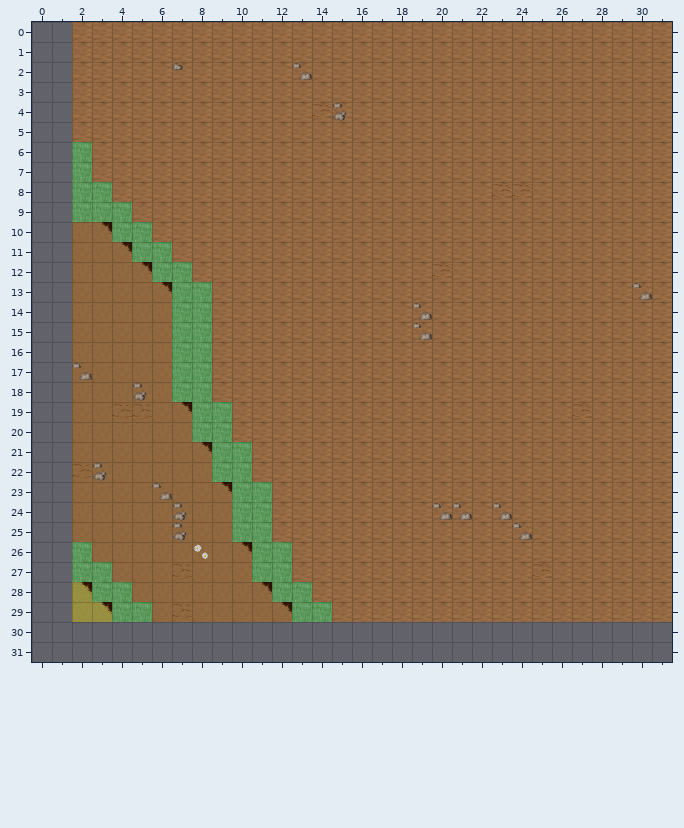
Two states of a Tiled map, AndorsTrail/res/xml/0_orril_mountain_nw_x0_y3.tmx. That is the earlier state.
Cells are 32x32 px. Shown: x 0..31, y 0..31. The old version is drawn lined up with the new one.
New version:
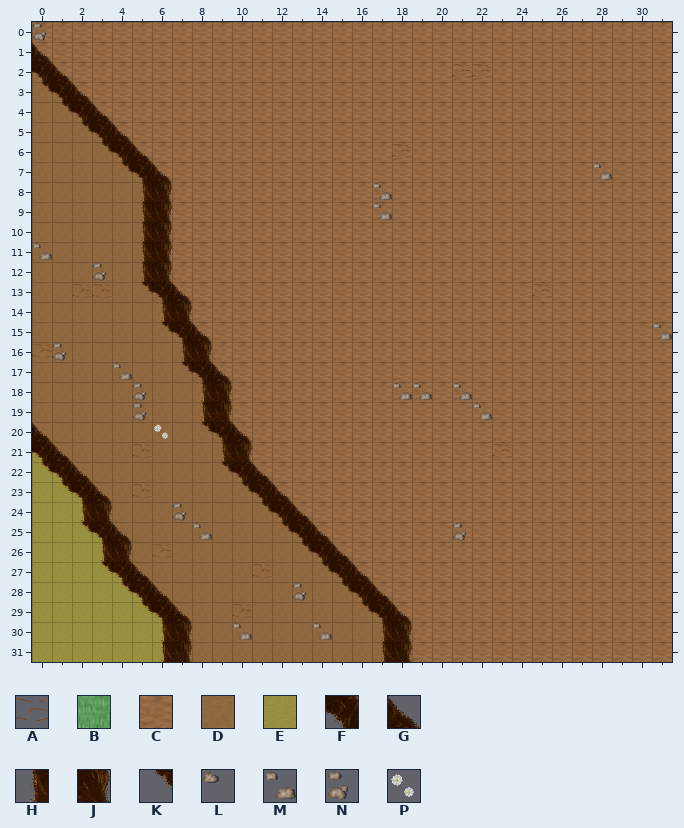
Key: from "tileset_ground_earth_edges": A 7; from "tileset_ground_ground": B 0, C 3, D 4, E 8; from "tileset_ground_ridge_earth_dar": F 15, G 16, H 27, J 28, K 73; from "tileset_ground_rock_pebbles": L 0, M 1, N 2; from "tileset_plant_flower_daisy_whi": P 4.
_ is an empty cell, # one hidden under a higher layer.
The exact change:
map size 30x30 -> 32x32 cells (old content now starts at 2,0; both pictures use the new coordinates)
Layer "Ground":
y 0..1: x 0..1 __ -> CC
y 2: x 0..1 __ -> DC
y 3: x 0..1 __ -> DD
y 4: x 0..2 __C -> DDD
y 5: x 0..3 __CC -> DDDD
y 6: x 0..4 __#CC -> DDDDD
y 7: x 0..2 __# -> DDD; x 4..5 CC -> DD
y 8: x 0..1 __ -> DD; x 3 # -> D; x 5 C -> D
y 9: x 0..1 __ -> DD; x 4..5 #C -> DD
y 10: x 0..1 __ -> DD; x 5 # -> D
y 11..12: x 0..1 __ -> DD
y 13: x 0..1 __ -> DD; x 7 # -> C
y 14..15: x 0..1 __ -> DD
y 16..17: x 0..1 __ -> DD; x 8 # -> D
y 18: x 0..1 __ -> DD; x 9 C -> D
y 19: x 0..1 __ -> DD; x 9 # -> D
y 20: x 0..1 __ -> DD
y 21: x 0..1 __ -> ED; x 10 # -> D
y 22: x 0..1 __ -> EE
y 23: x 0..2 __D -> EEE; x 11 # -> D
y 24: x 0..2 __D -> EEE; x 12 C -> D
y 25: x 0..3 __DD -> EEEE; x 12..13 CC -> DD
y 26: x 0..3 __#D -> EEEE; x 12..14 #CC -> DDD
y 27: x 0..1 __ -> EE; x 3..4 #D -> EE; x 14..15 CC -> DD
y 28: x 0..1 __ -> EE; x 4..5 #D -> EE; x 13 # -> D; x 15..16 CC -> DD
y 29: x 0..1 __ -> EE; x 5..6 #D -> EE; x 14 # -> D; x 16..17 CC -> DD
y 30..31: x 0..31 ________________________________ -> EEEEEEEDDDDDDDDDDDDCCCCCCCCCCCCC
Layer "Object":
y 0: x 0 _ -> N
y 1: x 0 _ -> G
y 2: x 0..1 __ -> FG; x 7 L -> _
y 3: x 0..2 ___ -> KFG
y 4: x 1..3 ___ -> KFG
y 5: x 2..4 ___ -> KFG
y 6: x 2..5 #___ -> _KFG
y 7: x 2 # -> _; x 4..6 ___ -> KFG
y 8: x 2..3 ## -> __; x 5..6 __ -> HJ
y 9: x 2..6 ###__ -> ___HJ
y 10: x 3..6 K##_ -> __HJ
y 11: x 4..6 K## -> _HJ
y 12: x 5..7 K## -> HJ_
y 13: x 5..8 _K## -> KFG_
y 14: x 6..8 _## -> HJ_
y 15: x 6..8 _## -> KFG
y 17: x 7..9 ##_ -> KFG
y 18: x 7..9 ##_ -> _HJ
y 19: x 7..9 K## -> _HJ
y 20: x 0 _ -> G; x 8..10 ##_ -> KFG
y 21: x 0..1 __ -> FG; x 8..10 K## -> _HJ
y 22: x 0..2 ___ -> KFG; x 9..11 ##_ -> KFG
y 23: x 1..3 ___ -> KFG; x 9..12 K##_ -> _KFG
y 24: x 2..3 __ -> HJ; x 10..13 ##__ -> _KFG
y 25: x 2..4 ___ -> KFG; x 10..14 ##___ -> __KFG
y 26: x 2..4 #__ -> _HJ; x 10..15 K##___ -> ___KFG
y 27: x 2..5 ##__ -> _KFG; x 11..12 ## -> __; x 14..16 ___ -> KFG
y 28: x 2..6 K##__ -> __KFG; x 11..13 K## -> ___; x 15..17 ___ -> KFG
y 29: x 3..7 K##__ -> __KFG; x 12..14 K## -> ___; x 16..18 ___ -> KFG
y 30..31: x 6..7 __ -> HJ; x 17..18 __ -> HJ
Layer "Object2":
y 2: x 13 M -> _; x 21..22 __ -> AA
y 4: x 14..15 AN -> __
y 6: x 18 _ -> A
y 7: x 28 _ -> M
y 8: x 17 _ -> M; x 23..24 AA -> __
y 9: x 17 _ -> M
y 11: x 0 _ -> M
y 12: x 3 _ -> N; x 20 A -> _
y 13: x 2..3 __ -> AA; x 25 _ -> A; x 30 M -> _
y 14: x 19 M -> _
y 15: x 19 M -> _; x 31 _ -> M
y 16: x 0..1 __ -> AN
y 17: x 2 M -> _; x 4 _ -> M
y 18: x 18..19 __ -> MM; x 21 _ -> M
y 19: x 4..5 AA -> _N; x 22 _ -> M; x 27 A -> _
y 20: x 6 _ -> P
y 21: x 5 _ -> A; x 23 _ -> A
y 22: x 2..3 AN -> __
y 23: x 5..6 _M -> A_
y 24: x 20..21 MM -> __; x 23 M -> _
y 25: x 7..8 N_ -> _M; x 21 _ -> N; x 24 M -> _
y 26: x 6 _ -> A; x 8 P -> _
y 27: x 7 A -> _; x 11 _ -> A; x 25 A -> _
y 28: x 13 _ -> N
y 29: x 7 A -> _; x 10 _ -> A
y 30: x 10 _ -> M; x 14 _ -> M
Layer "Walkable" (now hidden):
y 6..7: x 2 B -> _
y 8: x 2..3 BB -> __
y 9: x 2..4 BBB -> ___
y 10: x 4..5 BB -> __
y 11: x 5..6 BB -> __
y 12: x 6..7 BB -> __
y 13..18: x 7..8 BB -> __
y 19..20: x 8..9 BB -> __
y 21..22: x 9..10 BB -> __
y 23..25: x 10..11 BB -> __
y 26: x 2 B -> _; x 11..12 BB -> __
y 27: x 2..3 BB -> __; x 11..12 BB -> __
y 28: x 3..4 BB -> __; x 12..13 BB -> __
y 29: x 4..5 BB -> __; x 13..14 BB -> __
Changed places in both pictures, as pixel boxes (x1, y1, x2, y2):
changed: (32, 22, 672, 662)
